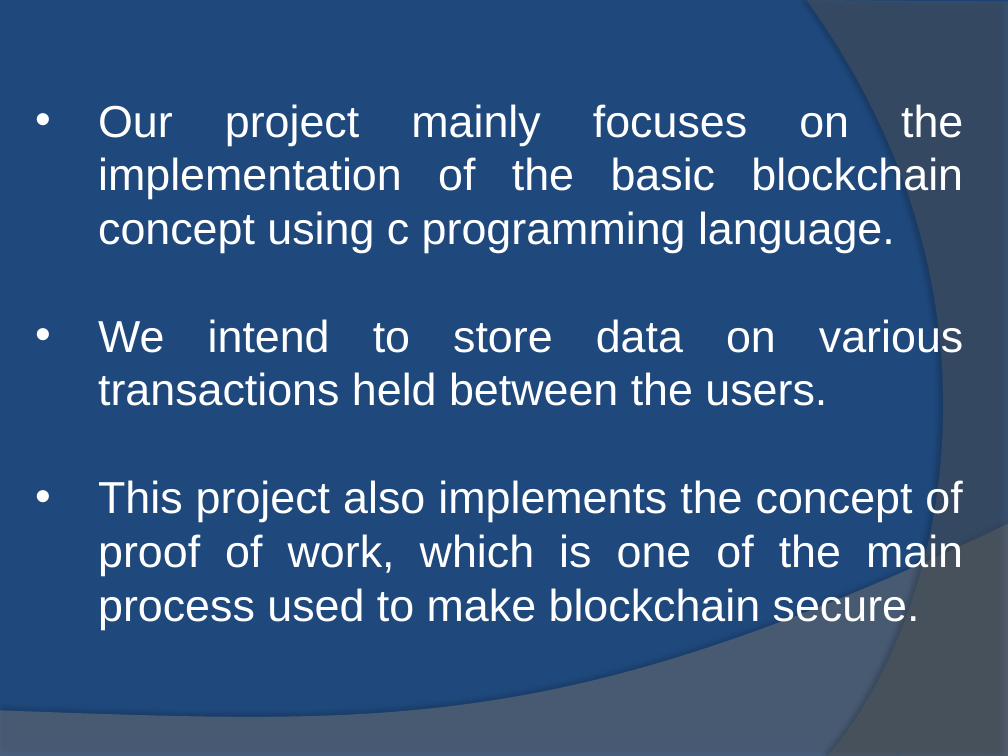
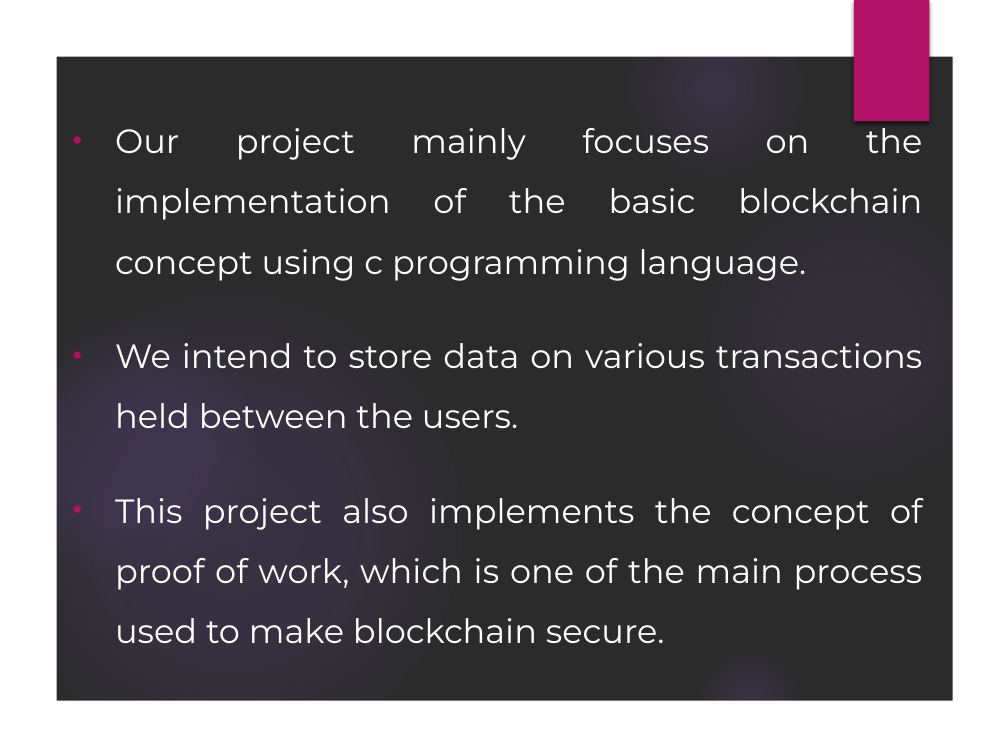
Before and after one commit to roncyrthomas/Blockchain, a slide deck: slide 4 of mp final/BlockCHain.pptx. Drawn at 1008x756 pixels with LibreOffice and Linux fonts; fonts in the diff are those of the drawing; background and template pictures are left out; a plain dark background stands for a picture behind light text. Boxes give left, top, right and bottom in pixels: in the first picture for what was removed or moved away, otherwise in the second. Text is boxed around its words. In the diff, an @@ line names an element or a change of style, - is before the commit and + after.

```diff
--- a/mp final/BlockCHain.pptx
+++ b/mp final/BlockCHain.pptx
@@ background #1F497D to picture (left out) @@
@@ group added at (0,0,1008,756): 5 ellipses, 1 freeform shape @@
@@ text "Our project mainly focuses on ...": place and size @@
-text "Our project mainly focuses on ..." at (98,104,963,630)
+text "Our project mainly focuses on ..." at (115,120,923,643)
@@ text "Our project mainly focuses on ..." at (115,120,923,643): size 32 to 24 pt, font Arial to Montserrat; indent changed; line spacing 1 to 1.5; more space between paragraphs @@
@@ freeform shape removed at (806,0,1008,756) @@
@@ rectangle added at (854,0,929,121), fill #B31166 @@
@@ freeform shape removed at (0,524,1008,756) @@
```
Also in this commit, not shown: 13 other slides changed, 2 other files.
